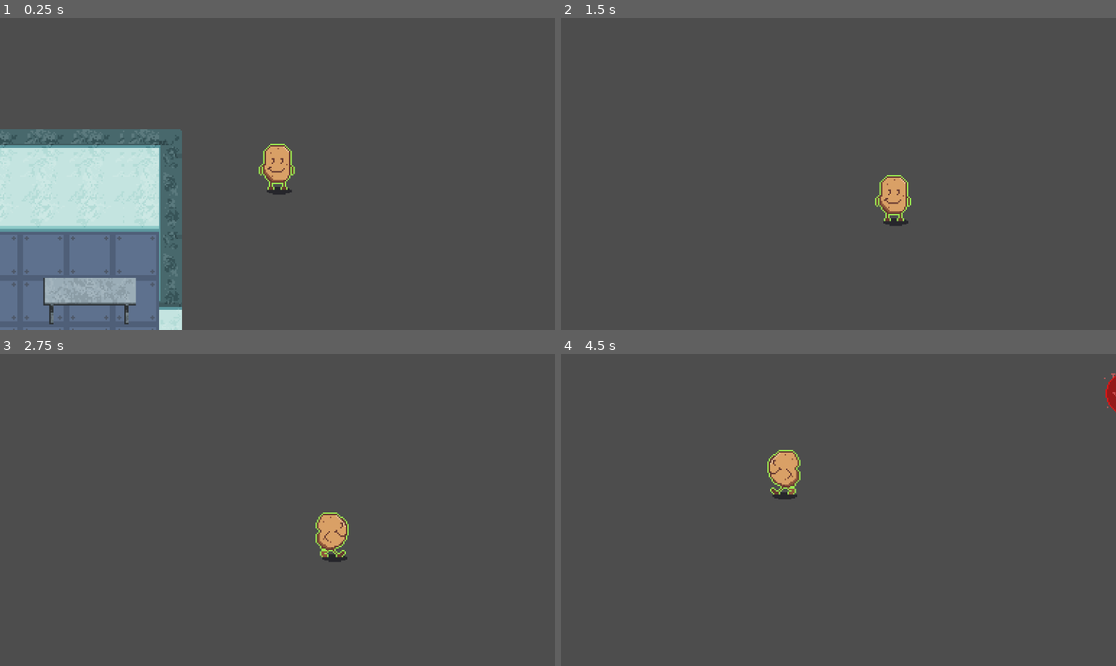
Above: before the commit, frames 1-4 (two rows, left to right).
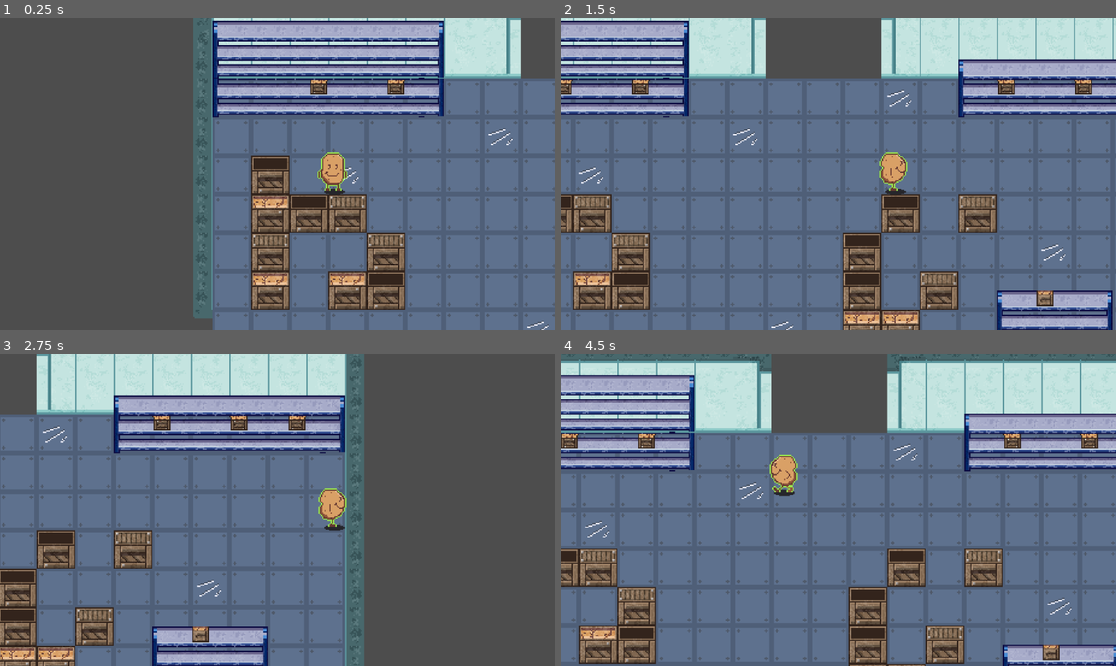
Above: after the commit, the same moments.

Repository: jaredazorbacay/mutato
Game: Godot game, scene res://scenes/main.tscn
Two runs of this game, one before a commit and one after it. Both use one fixed random seed, a clock stepped at 60 frames per second and the inputs below.
Inputs (mouse positions are in pixels of both pictures, inside the frame that each line leads up to):
- Up to frame 1 (0.25 s): no input
- Up to frame 2 (1.5 s): tap Enter at 0.5 s; move the mouse to (960, 158) at 0.52 s; hold D (right) 0.53-1.28 s; click (960, 158) at 0.67 s; move the mouse to (727, 189) at 1.27 s; hold S (down) from 1.28 s (still down)
- Up to frame 3 (2.75 s): move the mouse to (333, 441) at 2.02 s; release S (down) at 2.03 s; hold D (right) from 2.03 s (still down)
- Up to frame 4 (4.5 s): move the mouse to (810, 572) at 2.77 s; release D (right) at 2.78 s; hold W (up) 2.78-3.53 s; click (810, 572) at 2.92 s; move the mouse to (1005, 556) at 3.52 s; hold A (left) from 3.53 s (still down); move the mouse to (672, 463) at 4.27 s

The runs differ from the first frame. In frame 1, 83% of the frame differs, in the area x 0-100%, y 0-100%; in frame 2, 95%; in frame 3, 63%; in frame 4, 93%.

Commit message:
World Generation 1.0

Diff:
--- a/scenes/lab.tscn
+++ b/scenes/lab.tscn
@@ -1,11 +1,6 @@
 [gd_scene format=3 uid="uid://yvgiwgrlqqvi"]
 
-[ext_resource type="Texture2D" uid="uid://fvupmx48tacl" path="res://assets/tiles/32px/tilesFloor32.png" id="1_bb6uc"]
-[ext_resource type="Texture2D" uid="uid://dwhkn1eqakdr5" path="res://assets/tiles/32px/tilesStuff.png" id="2_hem3r"]
-[ext_resource type="Texture2D" uid="uid://t84d5yqyivhx" path="res://assets/tiles/32px/tilesWalls.png" id="3_hflkp"]
-
 [sub_resource type="TileSetAtlasSource" id="TileSetAtlasSource_hem3r"]
-texture = ExtResource("1_bb6uc")
 texture_region_size = Vector2i(32, 32)
 2:0/0 = 0
 3:0/0 = 0
@@ -151,7 +146,6 @@
 10:17/0 = 0
 
 [sub_resource type="TileSetAtlasSource" id="TileSetAtlasSource_hflkp"]
-texture = ExtResource("2_hem3r")
 texture_region_size = Vector2i(32, 32)
 29:0/0 = 0
 31:0/0 = 0
@@ -579,7 +573,6 @@
 36:15/0 = 0
 
 [sub_resource type="TileSetAtlasSource" id="TileSetAtlasSource_f680m"]
-texture = ExtResource("3_hflkp")
 texture_region_size = Vector2i(32, 32)
 0:0/0 = 0
 1:0/0 = 0
--- a/scenes/main.tscn
+++ b/scenes/main.tscn
@@ -2,18 +2,65 @@
 
 [ext_resource type="Script" uid="uid://ckhkey6cdv04n" path="res://scripts/game.gd" id="1_jyhfs"]
 [ext_resource type="PackedScene" uid="uid://da88ngh5erprd" path="res://scenes/player.tscn" id="2_0wfyh"]
+[ext_resource type="Texture2D" uid="uid://cr6wu8v35s35m" path="res://assets/sprites/Tile_Set_New.png" id="3_sugp2"]
+
+[sub_resource type="TileSetAtlasSource" id="TileSetAtlasSource_jyhfs"]
+texture = ExtResource("3_sugp2")
+texture_region_size = Vector2i(32, 32)
+1:0/0 = 0
+2:0/0 = 0
+3:0/0 = 0
+4:0/0 = 0
+5:0/0 = 0
+0:1/0 = 0
+1:1/0 = 0
+2:1/0 = 0
+3:1/0 = 0
+4:1/0 = 0
+5:1/0 = 0
+0:2/0 = 0
+1:2/0 = 0
+2:2/0 = 0
+3:2/0 = 0
+4:2/0 = 0
+5:2/0 = 0
+0:3/0 = 0
+0:3/0/physics_layer_0/polygon_0/points = PackedVector2Array(-16, -16, -0.87623596, -16, -0.5257416, 16, -16, 16)
+1:3/0 = 0
+2:3/0 = 0
+3:3/0 = 0
+4:3/0 = 0
+5:3/0 = 0
+0:4/0 = 0
+1:4/0 = 0
+2:4/0 = 0
+3:4/0 = 0
+4:4/0 = 0
+5:4/0 = 0
+0:5/0 = 0
+1:5/0 = 0
+2:5/0 = 0
+3:5/0 = 0
+
+[sub_resource type="TileSet" id="TileSet_0wfyh"]
+tile_size = Vector2i(32, 32)
+physics_layer_0/collision_layer = 1
+sources/1 = SubResource("TileSetAtlasSource_jyhfs")
 
 [node name="Main" type="Node" unique_id=1810310620]
 script = ExtResource("1_jyhfs")
 
 [node name="Player" parent="." unique_id=1883848433 instance=ExtResource("2_0wfyh")]
-position = Vector2(498, -173)
+position = Vector2(1, -2)
 scale = Vector2(1, 1)
 collision_layer = 2
 collision_mask = 7
 
 [node name="Camera2D" type="Camera2D" parent="Player" unique_id=1512592516]
 position = Vector2(0, 5)
-zoom = Vector2(3, 3)
+zoom = Vector2(2.5, 2.5)
 drag_horizontal_enabled = true
 drag_vertical_enabled = true
+
+[node name="Hallway" type="TileMapLayer" parent="." unique_id=107319385]
+tile_set = SubResource("TileSet_0wfyh")
--- a/scenes/rooms/pantry.tscn
+++ b/scenes/rooms/pantry.tscn
@@ -1,6 +1,7 @@
 [gd_scene format=4 uid="uid://b2lynukwiwi54"]
 
 [ext_resource type="Texture2D" uid="uid://cwgxoeq5no3fq" path="res://assets/sprites/room-tilemap.png" id="1_vm60d"]
+[ext_resource type="Script" uid="uid://v6ryox2acfv1" path="res://scripts/rooms/pantry.gd" id="2_rr1uf"]
 
 [sub_resource type="TileSetAtlasSource" id="TileSetAtlasSource_rr1uf"]
 texture = ExtResource("1_vm60d")
@@ -177,11 +178,12 @@
 [node name="room" type="TileMapLayer" unique_id=792432819]
 tile_map_data = PackedByteArray("AAAAAAAAAAACAAMAAAAAAAEAAAACAAMAAAAAAAIAAAACAAMAAAAAAAMAAAACAAMAAAAAAAQAAAACAAMAAAAAAA …(6992 unchanged characters)…
 tile_set = SubResource("TileSet_d3fvr")
+script = ExtResource("2_rr1uf")
 
 [node name="crates" type="TileMapLayer" parent="." unique_id=928125240]
-tile_map_data = PackedByteArray("AAABAAIAAQAEAAMAAAABAAMAAQA …(1515 unchanged characters)… EAAQACAAQAAAASABEAAQABAAMAAAAHABEAAQABAAMAAAAGABEAAQACAAQAAAAFABEAAQACAAQAAAABABEAAQACAAQAAAAAABEAAQAAAAQAAAACABEAAQABAAMAAAAEABEAAQAAAAQAAAA=")
+tile_map_data = PackedByteArray("AAABAAIAAQAEAAMAAAABAAMAAQA …(1515 unchanged characters)… EAAQACAAQAAAASABEAAQABAAMAAAAHABEAAQABAAQAAAAGABEAAQACAAQAAAAFABEAAQACAAQAAAABABEAAQACAAQAAAAAABEAAQAAAAQAAAACABEAAQABAAMAAAAEABEAAQAAAAQAAAAIABEAAQABAAMAAAA=")
 tile_set = SubResource("TileSet_rr1uf")
 
 [node name="bottom wall connector" type="TileMapLayer" parent="." unique_id=1764404398]
-tile_map_data = PackedByteArray("AAAAABIAAAAFAAIAAFABABIAAAA …(192 unchanged characters)… FAAIAAFASABIAAAAFAAIAAFATABIAAAAAAAIAAAA=")
+tile_map_data = PackedByteArray("AAAAABIAAAAFAAIAAFABABIAAAA …(192 unchanged characters)… FAAIAAFASABIAAAAFAAIAAFATABIAAAAAAAIAAAAIABIAAAAFAAIAAFA=")
 tile_set = SubResource("TileSet_nttyl")
--- a/scripts/game.gd
+++ b/scripts/game.gd
@@ -2,14 +2,17 @@
 
 @onready var player = $/root/Main/Player
 const scientist_scene = preload("res://scenes/scientist.tscn")
-#const pantry_scene = preload("res://scenes/rooms/pantry.tscn")
-const pantry_scene = preload("res://scenes/rooms/main_laboratory.tscn")
+const pantry_scene = preload("res://scenes/rooms/pantry.tscn")
+const GRID_SIZE = 32
+#const pantry_scene = preload("res://scenes/rooms/main_laboratory.tscn")
 var enemies : int
 
 # Called when the node enters the scene tree for the first time.
 func _ready() -> void:
 	enemies = 0
-	build_level()
+	var spawn_point : Vector2i = build_level()
+	print(spawn_point)
+	player.position = spawn_point + Vector2i(100, 100)
 	pass # Replace with function body.
 
 
@@ -21,15 +24,117 @@
 			var scientist : CharacterBody2D = scientist_scene.instantiate()
 			var x_offset = randi_range(0, radius) * [-1, 1].pick_random()
 			var y_offset = sqrt(pow(radius, 2) - pow(x_offset, 2)) * [-1, 1].pick_random()
-			print(y_offset)
 			get_tree().current_scene.add_child(scientist)
 			scientist.global_position = player.global_position + Vector2(
 				-x_offset, -y_offset
 			)
 			enemies+=1
 
+func build_level() -> Vector2i:
+	var room_map_grid_size = 50
+	var room_map_grid_dimension : Vector2i = Vector2i(5, 5)
+	var rooms = []
+	var room_sequence = []
+	var current_room : Vector2i
+	var isStuck = false #if there is still a path to a different room
+	for i in room_map_grid_dimension.x:
+		for j in room_map_grid_dimension.y:
+			rooms.append(Vector2i(i,j))
 
-func build_level():
-	var pantry : TileMapLayer = pantry_scene.instantiate()
-	pantry.z_index = -10
-	get_tree().current_scene.add_child(pantry)
+	current_room = rooms.pick_random()
+	room_sequence.append(current_room)
+	rooms.erase(current_room)
+
+	while !isStuck:
+		var room_found = false
+		var available_neighbors = 	[Vector2i(current_room.x+1, current_room.y),
+									Vector2i(current_room.x-1, current_room.y),
+									Vector2i(current_room.x, current_room.y+1),
+									Vector2i(current_room.x, current_room.y-1)]
+		available_neighbors.shuffle()
+		for neighbor in available_neighbors:
+			if rooms.has(neighbor):
+				current_room = neighbor
+				room_sequence.append(current_room)
+				rooms.erase(current_room)
+				room_found = true
+				break
+
+		isStuck = !room_found
+
+	var room_scenes = []
+	for room in room_sequence:
+		var currentX = 0
+		var currentY = 0
+		var room_scene : TileMapLayer = pantry_scene.instantiate()
+		room_scene.z_index = -10
+		currentX = randi_range(0, 25) + (room.x * room_map_grid_size)
+		currentY = randi_range(0, 25) + (room.y * room_map_grid_size)
+		room_scene.set_coords(room)
+		room_scene.tile_position_in_world = Vector2i(currentX, currentY)
+		room_scene.position = Vector2i(currentX, currentY) * GRID_SIZE
+		get_tree().current_scene.add_child(room_scene)
+
+		if room_scenes.size() > 0:
+			#get last room and draw a halway
+			var last_room_scene = room_scenes[-1]
+
+			if (room.x > last_room_scene.map_coords.x): #new room is in right
+				draw_hallway( last_room_scene.tile_position_in_world + last_room_scene.right_door, Vector2i(currentX,currentY) + room_scene.left_door, "HORIZONTAL")
+			elif (room.x < last_room_scene.map_coords.x):
+				draw_hallway(Vector2i(currentX,currentY) + room_scene.right_door,  last_room_scene.tile_position_in_world + last_room_scene.left_door, "HORIZONTAL")
+			elif (room.y > last_room_scene.map_coords.y):
+				draw_hallway( last_room_scene.tile_position_in_world + last_room_scene.bottom_door, Vector2i(currentX,currentY) + room_scene.top_door, "VERTICAL")
+			else:
+				draw_hallway( Vector2i(currentX,currentY) + room_scene.bottom_door, last_room_scene.tile_position_in_world + last_room_scene.top_door, "VERTICAL")
+
+		#record room positions
+		room_scenes.append(room_scene)
+	return room_scenes[0].position
+
+
+func draw_hallway(start_door : Vector2i, end_door : Vector2i, orientation : String):
+	if orientation == "HORIZONTAL":
+		var midpoint = (end_door.x - start_door.x)/ [1.5,2, 2.5].pick_random() + start_door.x
+		for i in range(start_door.x, midpoint + 1):
+			$Hallway.set_cell(Vector2i(i, start_door.y + 1), 1, Vector2i(2, 3))
+			$Hallway.set_cell(Vector2i(i, start_door.y), 1, Vector2i(2, 3))
+			$Hallway.set_cell(Vector2i(i, start_door.y - 1), 1, Vector2i(2, 3))
+
+		for i in range(midpoint + 1, end_door.x):
+			$Hallway.set_cell(Vector2i(i, end_door.y + 1), 1, Vector2i(2, 3))
+			$Hallway.set_cell(Vector2i(i, end_door.y), 1, Vector2i(2, 3))
+			$Hallway.set_cell(Vector2i(i, end_door.y - 1), 1, Vector2i(2, 3))
+
+		if (start_door.y < end_door.y):
+			for i in range(start_door.y - 1, end_door.y + 2):
+				$Hallway.set_cell(Vector2i(midpoint + 1, i), 1, Vector2i(2, 3))
+				$Hallway.set_cell(Vector2i(midpoint, i), 1, Vector2i(2, 3))
+				$Hallway.set_cell(Vector2i(midpoint - 1, i), 1, Vector2i(2, 3))
+		else:
+			for i in range(end_door.y - 1, start_door.y + 2):
+				$Hallway.set_cell(Vector2i(midpoint + 1, i), 1, Vector2i(2, 3))
+				$Hallway.set_cell(Vector2i(midpoint, i), 1, Vector2i(2, 3))
+				$Hallway.set_cell(Vector2i(midpoint - 1, i), 1, Vector2i(2, 3))
+	else:
+		var midpoint = (end_door.y - start_door.y)/[1.5,2, 2.5].pick_random() + start_door.y
+		for i in range(start_door.y, midpoint + 1):
+			$Hallway.set_cell(Vector2i(start_door.x + 1, i), 1, Vector2i(2, 3))
+			$Hallway.set_cell(Vector2i(start_door.x, i), 1, Vector2i(2, 3))
+			$Hallway.set_cell(Vector2i(start_door.x - 1, i), 1, Vector2i(2, 3))
+
+		for i in range(midpoint + 1, end_door.y):
+			$Hallway.set_cell(Vector2i(end_door.x + 1, i), 1, Vector2i(2, 3))
+			$Hallway.set_cell(Vector2i(end_door.x, i), 1, Vector2i(2, 3))
+			$Hallway.set_cell(Vector2i(end_door.x - 1, i), 1, Vector2i(2, 3))
+
+		if (start_door.x < end_door.x):
+			for i in range(start_door.x - 1, end_door.x + 2):
+				$Hallway.set_cell(Vector2i(i, midpoint + 1), 1, Vector2i(2, 3))
+				$Hallway.set_cell(Vector2i(i, midpoint), 1, Vector2i(2, 3))
+				$Hallway.set_cell(Vector2i(i, midpoint - 1), 1, Vector2i(2, 3))
+		else:
+			for i in range(end_door.x - 1, start_door.x + 2):
+				$Hallway.set_cell(Vector2i(i, midpoint + 1), 1, Vector2i(2, 3))
+				$Hallway.set_cell(Vector2i(i, midpoint), 1, Vector2i(2, 3))
+				$Hallway.set_cell(Vector2i(i, midpoint - 1), 1, Vector2i(2, 3))
--- /dev/null
+++ b/scripts/rooms/pantry.gd
@@ -0,0 +1,22 @@
+extends TileMapLayer
+
+var right_door: Vector2i
+var left_door: Vector2i
+var top_door: Vector2i
+var bottom_door: Vector2i
+
+# position in world blocks
+var map_coords: Vector2i
+
+#position in tiles
+var tile_position_in_world: Vector2i
+
+# Called when the node enters the scene tree for the first time.
+func _ready() -> void:
+	right_door = Vector2i(18,10)
+	left_door = Vector2i(0,8)
+	top_door = Vector2i(9,0)
+	bottom_door = Vector2i(10,17)
+
+func set_coords(coords: Vector2i):
+	map_coords = coords
Not shown, removed: assets/sprites/world-tileset.png.import
Binary file removed: assets/tiles/32px/spriteSheet_fireEffect03_42x52.png
Binary file removed: assets/tiles/32px/spriteSheet_lightBulbSmallAnimation_32x32.png
Not shown, removed: assets/tiles/32px/spriteSheet_lightBulbSmallAnimation_32x32.png.import
Binary file removed: assets/tiles/32px/spriteSheet_lightingBulb02_136x146.png
Not shown, removed: assets/tiles/32px/spriteSheet_lightingBulb02_136x146.png.import
Binary file removed: assets/tiles/32px/spriteSheet_tiledLiquids_32x32.png
Not shown, removed: assets/tiles/32px/spriteSheet_tiledLiquids_32x32.png.import
Binary file removed: assets/tiles/32px/tilesFloor32.png
Not shown, removed: assets/tiles/32px/tilesFloor32.png.import
Binary file removed: assets/tiles/32px/tilesStuff.png
Not shown, removed: assets/tiles/32px/tilesStuff.png.import
(and 5 more such lines)
